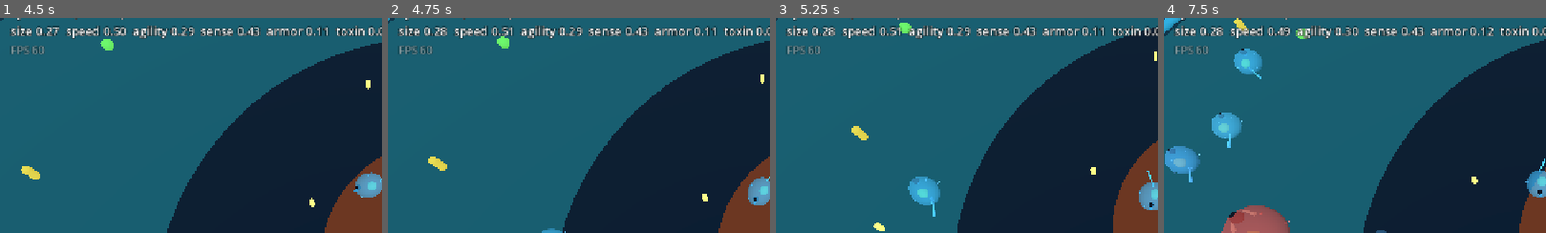
Above: before the commit, frames 1-4 (left to right).
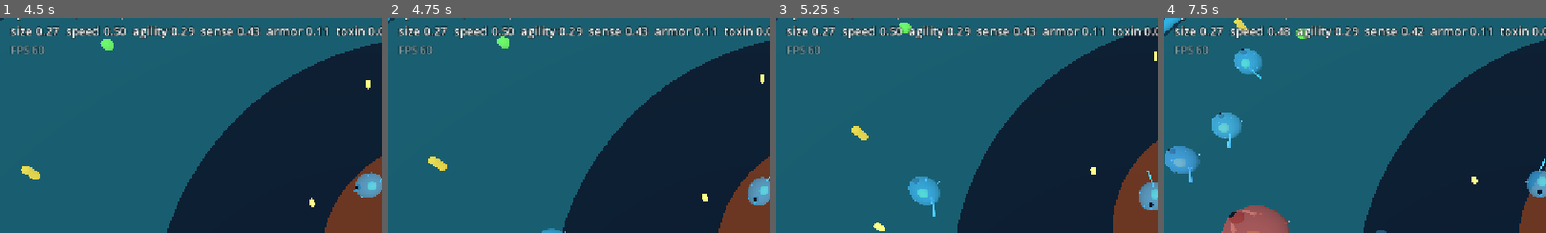
Above: after the commit, the same moments.

Repository: drag0nblad3/Sporelike-
Game: Godot game, scene res://scenes/main.tscn
The game is run twice, just before and just after one commit, with the same random seed, the same clock (stepped at 60 frames per second) and the same inputs.
Inputs (mouse positions are % of the whole screen's width and height, from its top left):
- Up to frame 1 (4.5 s): click "New Game" at 0.5 s; move the mouse to (45, 70) at 1.27 s; hold Up (ui_up) 1.28-2 s; click (45, 70) at 1.42 s; drag from (80, 65) to (45, 70) at 2.02 s; move the mouse to (20, 35) at 2.77 s; hold Left (ui_left) 2.78-3.5 s; drag from (55, 50) to (20, 35) at 3.52 s; move the mouse to (35, 25) at 4.27 s; hold Down (ui_down) from 4.28 s (still down)
- Up to frame 2 (4.75 s): keep holding Down (ui_down)
- Up to frame 3 (5.25 s): release Down (ui_down) at 5 s; drag from (72, 45) to (35, 25) at 5.02 s
- Up to frame 4 (7.5 s): move the mouse to (30, 55) at 5.77 s; hold Up (ui_up) 5.78-6.5 s; click (30, 55) at 5.92 s; drag from (60, 28) to (30, 55) at 6.52 s; move the mouse to (45, 70) at 7.27 s; hold Right (ui_right) from 7.28 s (still down)
The pictures show only the part of the screen within x 0-50%, y 11-61%; the shares and areas given below are measured in that part.

Frame 1 is identical in both runs. In frame 2, 0.1% of the frame differs, in the area x 13-34%, y 3-9%; in frame 3, 0.1%; in frame 4, 0.2%, in the area x 13-87%, y 3-9%.

Commit message:
Keep trait averages steady when members die
Averages now cover everyone in the species this generation (the living at
the start, the player, and newborns), so deaths no longer pull them down,
and an extinction no longer drops them all to zero.

Co-Authored-By: Claude Opus 5.5 <noreply@anthropic.com>
Claude-Session: https://claude.ai/code/session_01LRZhwzL1ScNEsSmFRd9Hjh

Diff:
--- a/scripts/ui/glossary.gd
+++ b/scripts/ui/glossary.gd
@@ -41,7 +41,8 @@
 [b]Generation[/b]: a timed round (top right shows time left). It ends when \
 the timer runs out or you die.
 [b]Species[/b]: the other cells of your kind. They eat, breed and die on \
-their own. The top-left line shows their average traits.
+their own. The top-left line shows their average traits: a description of \
+everyone in the species this generation, so deaths do not drag it down.
 [b]Births[/b]: well-fed cells split into offspring with small random mutations.
 [b]Population screen[/b]: between generations it shows how your species \
 changed and what killed it.
--- a/scripts/world/ecosystem.gd
+++ b/scripts/world/ecosystem.gd
@@ -18,6 +18,7 @@
 var species: Array[SpeciesCell] = []
 var predators: Array[Predator] = []
 var births := 0
+var roster := SpeciesRoster.new()
 ## Members to restore from a save as [Genome, Vector2, energy]; set before
 ## the ecosystem enters the tree. Empty means start fresh from the founder.
 var saved_members: Array = []
@@ -70,12 +71,20 @@
 	return best
 
 
-## Average of each trait across the AI species members.
+## Average of each trait across everyone in the species this generation,
+## including members who have since died.
 func trait_averages() -> Dictionary:
+	return roster.averages()
+
+
+## Called as each generation begins: the roster restarts from the living.
+func start_roster() -> void:
 	var genomes: Array[Genome] = []
 	for member in species:
 		genomes.append(member.genome)
-	return Genome.average(genomes)
+	if is_instance_valid(player):
+		genomes.append(player.genome)
+	roster.reset(genomes)
 
 
 ## A random living member to be the player's next body, or null if extinct.
@@ -99,6 +108,7 @@
 	cell.died.connect(_on_member_died)
 	add_child(cell)
 	species.append(cell)
+	roster.add(g)
 	species_changed.emit()
 	return cell
 
--- a/scripts/world/generation_cycle.gd
+++ b/scripts/world/generation_cycle.gd
@@ -32,6 +32,7 @@
 	number += 1
 	stats = GenerationStats.new()
 	stats.number = number
+	ecosystem.start_roster()
 	stats.start_averages = ecosystem.trait_averages()
 	stats.start_population = ecosystem.species.size()
 	_births_at_start = ecosystem.births
--- /dev/null
+++ b/scripts/world/species_roster.gd
@@ -0,0 +1,27 @@
+class_name SpeciesRoster
+extends RefCounted
+## Everyone who belonged to the species this generation: the living at the
+## start, the player, and every newborn. Deaths do not remove anyone, so
+## trait averages describe the population instead of scoring who survived.
+
+var _genomes: Array[Genome] = []
+var _last := {}
+
+
+## Starts a new generation's roster from these genomes.
+func reset(genomes: Array[Genome]) -> void:
+	if not _genomes.is_empty():
+		_last = Genome.average(_genomes)
+	_genomes = genomes.duplicate()
+
+
+func add(genome: Genome) -> void:
+	_genomes.append(genome)
+
+
+## Average of each trait. With nobody on the roster yet, the previous
+## generation's averages (or all zeros at the very start).
+func averages() -> Dictionary:
+	if _genomes.is_empty() and not _last.is_empty():
+		return _last
+	return Genome.average(_genomes)
